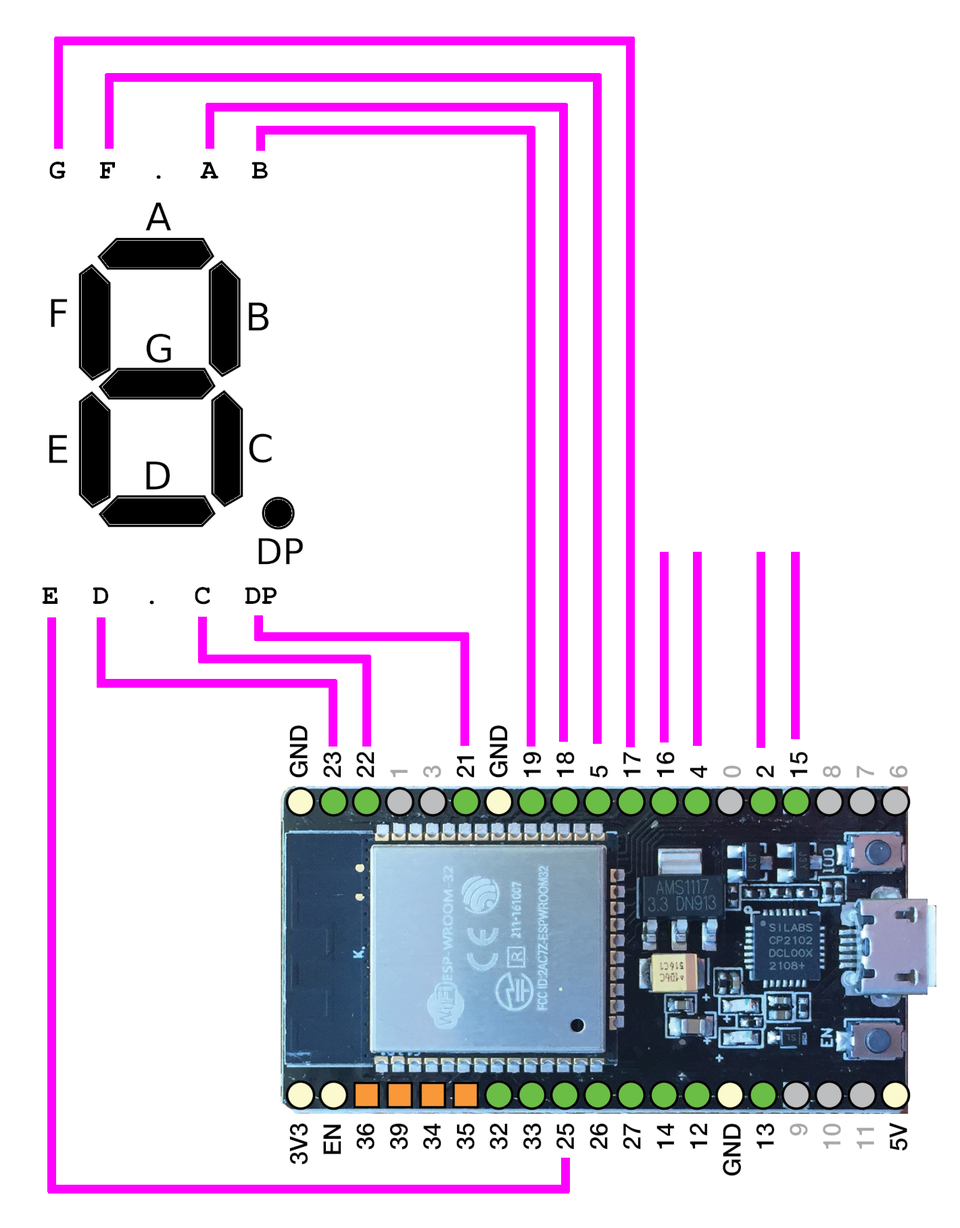
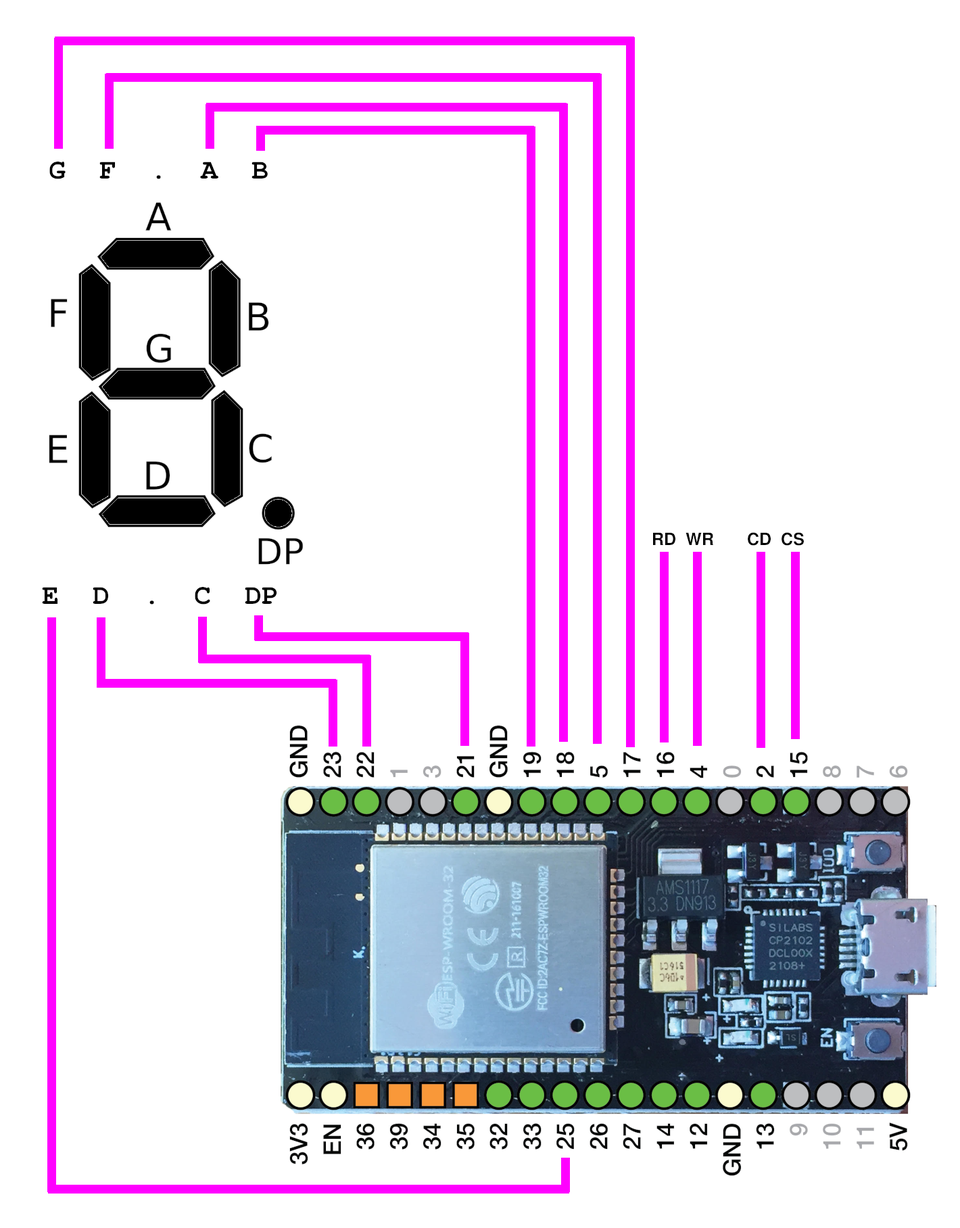
Layer changes from the first w=960, h=1228 image to the second:
painted on "Background" over [653, 532, 805, 546]
